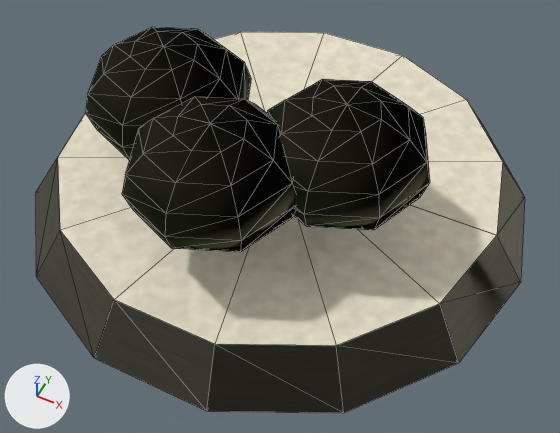
An edit to the glTF model assets/props/offering_plate.glb, drawn before and after from the same camera.
Camera for both pictures: a 50 mm lens placed at (0.147, -0.293, 0.347), pointed at (0.017, -0.034, 0.022). The axes (+X, +Y, +Z) are drawn at lower left. The lights are the same throughout. The picture after the commit comes second. Mesh edges are drawn as thin lines. Where no turn or scale is listed for an object, it has been applied to the vertices.

Names of what the first picture shows: 'Bun0', 'Bun1', 'Bun2', 'Plate'.
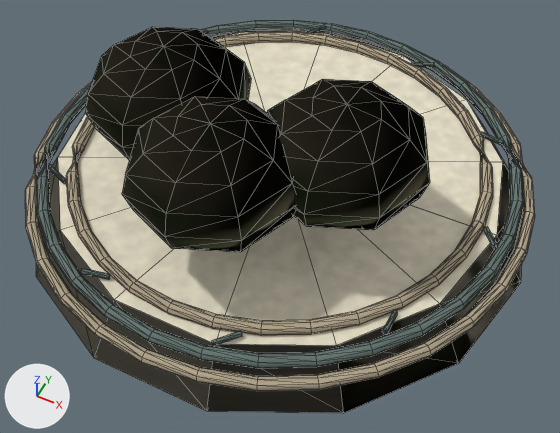
Location of each change, [x1, y1, x2, y2] in pixels of the pictures (560 x 433 px):
'Art_Parchment', added
    after: [25, 30, 535, 391]
'Art_FadedIndigo', added
    after: [37, 19, 523, 369]

Diff of the bpy script that builds the scene:
```diff
--- a/assets/props/offering_plate.glb.py
+++ b/assets/props/offering_plate.glb.py
@@ img_t_cloth_white @@
+img_t_cloth_white = load_image('t_cloth_white', '_unpacked/t_cloth_white', 256, 256, 'sRGB')
@@ img_woven_paper @@
+img_woven_paper = load_image('woven_paper', '_unpacked/woven_paper', 256, 256, 'sRGB')
@@ mat_fadedindigo @@
+mat_fadedindigo = bpy.data.materials.new('FadedIndigo')
+# colours: greyish cyan #799095
+# uses the picture img_t_cloth_white
@@ mat_parchment @@
+mat_parchment = bpy.data.materials.new('Parchment')
+# colours: beige #cebfa2
+# uses the picture img_woven_paper
@@ me_art_fadedindigo @@
+me_art_fadedindigo.from_pydata(...)  # 368 vertices, 612 faces; spans x -0.14..0.14, y -0.14..0.14, z 0.026..0.035
+me_art_fadedindigo.materials.append(mat_fadedindigo)
@@ me_art_parchment @@
+me_art_parchment.from_pydata(...)  # 532 vertices, 1024 faces; spans x -0.148..0.148, y -0.148..0.148, z 0.019..0.036
+me_art_parchment.materials.append(mat_parchment)
@@ ob_art_fadedindigo @@
+ob_art_fadedindigo = bpy.data.objects.new('Art_FadedIndigo', me_art_fadedindigo)
+ob_art_fadedindigo.location = (0.0, 0.0, 0.0)
@@ ob_art_parchment @@
+ob_art_parchment = bpy.data.objects.new('Art_Parchment', me_art_parchment)
+ob_art_parchment.location = (0.0, 0.0, 0.0)
```
